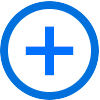
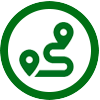
Layered file, before and after one edit (100px x 100px). Changes by layer:
hid "+" over [25, 26, 74, 76]
added layer "Layer 2" above "Layer 1" over [19, 22, 74, 77]
hid "Ellipse 3 copy" over [0, 1, 99, 100]
showed "Ellipse 3" over [0, 1, 99, 100]